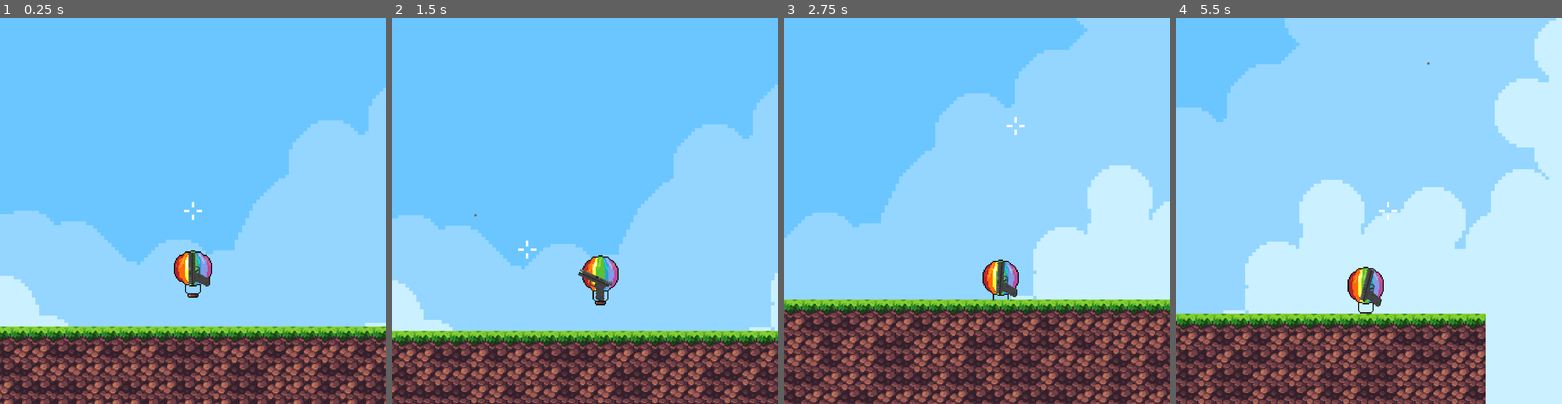
Above: before the commit, frames 1-4 (left to right).
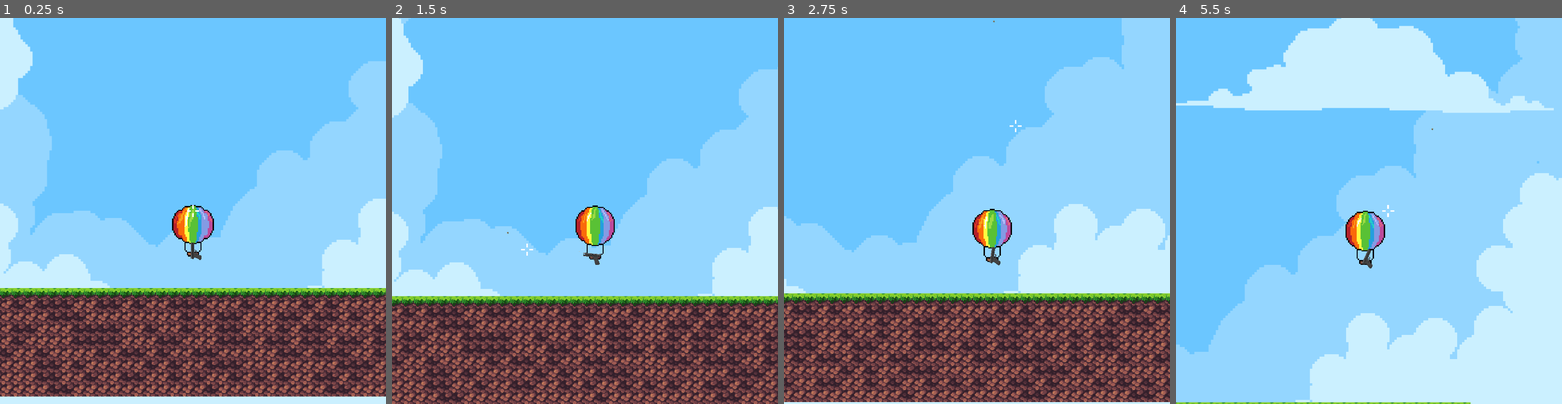
Above: after the commit, the same moments.

Repository: Jerry-Gu-SB/balloon_scroob
Game: Godot game, scene res://root.tscn
Same seed, same stepped clock (60 frames per second), same inputs: the game is played once before the commit and once after it.
Inputs (mouse positions are in pixels of both pictures, inside the frame that each line leads up to):
- Up to frame 1 (0.25 s): no input
- Up to frame 2 (1.5 s): move the mouse to (669, 191) at 0.52 s; hold Right (ui_right) 0.53-1.25 s; click (669, 191) at 0.67 s; drag from (507, 230) to (565, 288) at 1.27 s
- Up to frame 3 (2.75 s): move the mouse to (1015, 126) at 2.02 s; hold Right (ui_right) from 2.03 s (still down); click (1015, 126) at 2.17 s
- Up to frame 4 (5.5 s): release Right (ui_right) at 2.75 s; drag from (1349, 288) to (1253, 153) at 2.77 s; move the mouse to (1484, 268) at 3.52 s; hold Left (ui_left) 3.53-4.25 s; click (1484, 268) at 3.67 s; drag from (1253, 153) to (1311, 114) at 4.27 s; move the mouse to (1388, 211) at 5.02 s; hold Down (ui_down) from 5.03 s (still down); click (1388, 211) at 5.17 s

The runs differ from the first frame. In frame 1, 40% of the frame differs, in the area x 0-100%, y 0-100%; in frame 2, 37%; in frame 3, 35%; in frame 4, 76%.

Commit message:
Figured out how to move around the player and the gun around in the scene.

Diff:
--- a/Guns/Pistol/pistol.tscn
+++ b/Guns/Pistol/pistol.tscn
@@ -335,6 +335,7 @@
 gun_data = ExtResource("2_tjpvq")
 
 [node name="Sprite2D" type="AnimatedSprite2D" parent="."]
+scale = Vector2(0.75, 0.75)
 sprite_frames = SubResource("SpriteFrames_5xv0r")
 animation = &"fire"
 offset = Vector2(6, 11)
--- a/Guns/Scripts/gun_sprite_2d.gd
+++ b/Guns/Scripts/gun_sprite_2d.gd
@@ -6,7 +6,10 @@
 
 func _process(_delta : float) -> void:
 	var mouse_position = get_global_mouse_position()
-	self.scale.y = -1 if mouse_position[0] < self.global_position[0] else 1
+
+	# Flip the gun sprite based on mouse orientation vs the player
+	if ((mouse_position[0] - self.global_position[0]) * self.scale.y) < 0:
+		self.scale.y *= -1
 
 func process_left_click() -> void:
 	self.play("fire")
--- a/Player/player.tscn
+++ b/Player/player.tscn
@@ -59,21 +59,23 @@
 [node name="Pistol" parent="Weapon Socket" instance=ExtResource("3_od3ui")]
 
 [node name="CharacterBody2D" type="CharacterBody2D" parent="."]
+scale = Vector2(1.635, 1.635)
 
 [node name="CollisionShape2D" type="CollisionShape2D" parent="CharacterBody2D"]
-position = Vector2(0, -7.9999995)
+position = Vector2(0, -24.999998)
 scale = Vector2(2.26, 1.475)
 shape = SubResource("CapsuleShape2D_btcbx")
 
 [node name="AnimatedSprite2D" type="AnimatedSprite2D" parent="CharacterBody2D"]
 z_index = -1
+position = Vector2(0, -17)
 sprite_frames = SubResource("SpriteFrames_p5o4e")
 animation = &"idle"
 frame_progress = 0.8881341
 
 [node name="Camera2D" type="Camera2D" parent="CharacterBody2D"]
 offset = Vector2(0, -60)
-zoom = Vector2(0.75, 0.75)
+zoom = Vector2(0.5, 0.5)
 position_smoothing_enabled = true
 
 [node name="Aiming Reticle" type="Sprite2D" parent="."]
